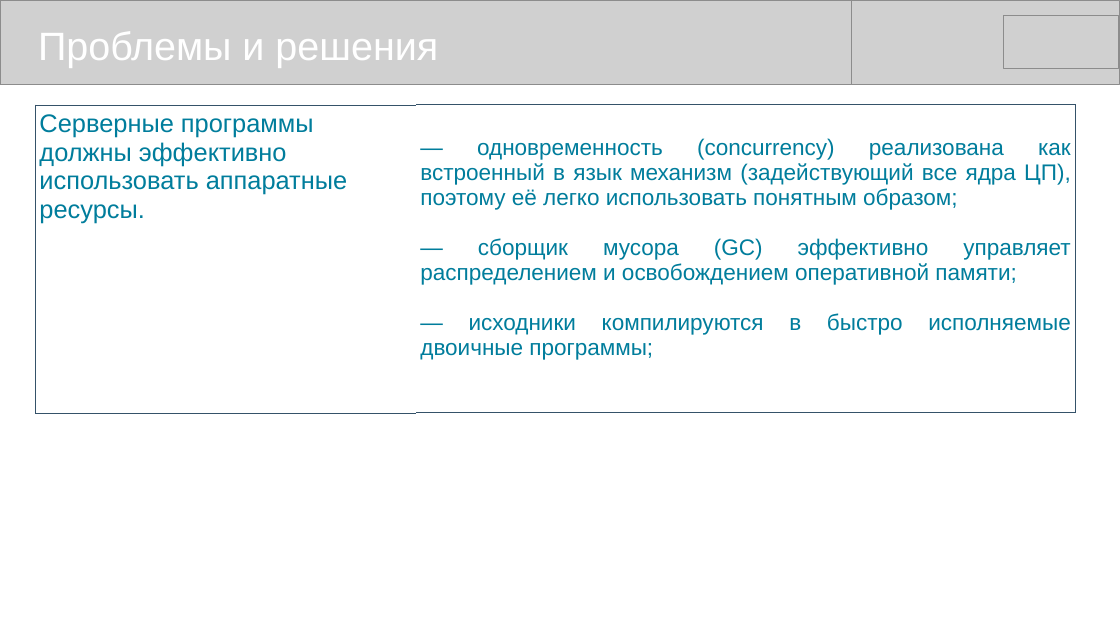
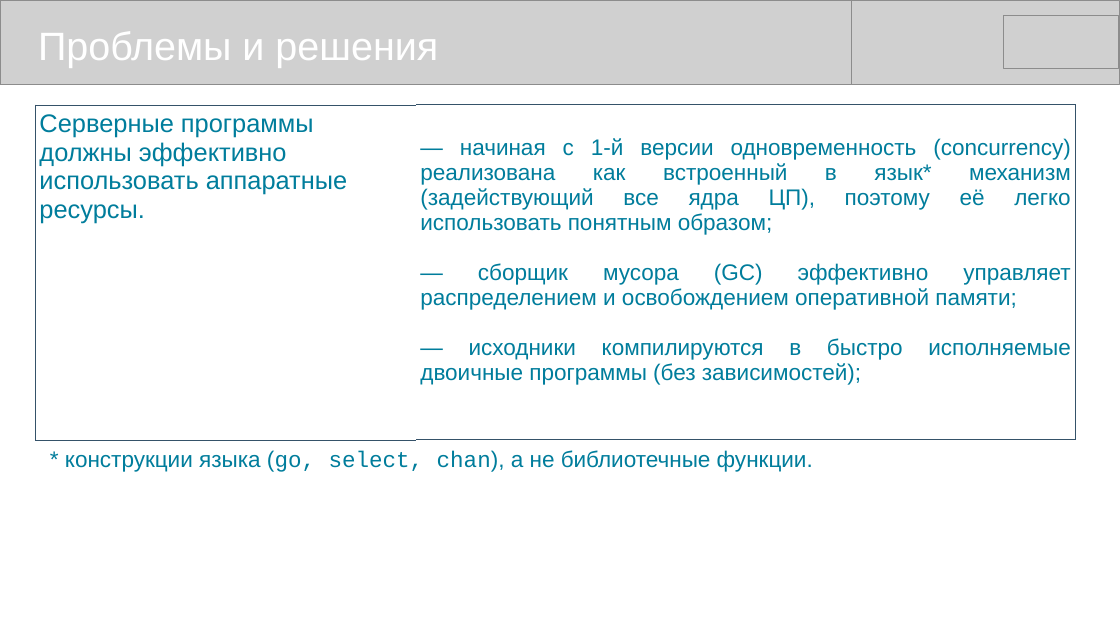
Before and after one commit to mike-shock/Go_language, a slide deck: slide 12 of view/Go_View.odp. Drawn at 1120x630 pixels with LibreOffice and Linux fonts; fonts in the diff are those of the drawing; grey boxes stand for pictures. Boxes give left, top, right and bottom in pixels: in the first picture for what was removed or moved away, otherwise in the second. Text is boxed around its words. In the diff, an @@ line names an element or a change of style, - is before the commit and + after.

```diff
--- a/view/Go_View.odp
+++ b/view/Go_View.odp
@@ table at <box>36,105,1076,414</box> @@
-row 1, column 2: — одновременность (concurrency) реализована как встроенный в язык механизм (задействующий все ядра ЦП), поэтому её легко использовать понятным образом; / — сборщик мусора (GC) эффективно управляет распределением и освобождением оперативной памяти; / — исходники компилируются в быстро исполняемые двоичные программы;
+row 1, column 2: — начиная с 1-й версии одновременность (concurrency) реализована как встроенный в язык* механизм (задействующий все ядра ЦП), поэтому её легко использовать понятным образом; / — сборщик мусора (GC) эффективно управляет распределением и освобождением оперативной памяти; / — исходники компилируются в быстро исполняемые двоичные программы (без зависимостей);
@@ text added at <box>65,450,813,472</box>, 16 pt, text #007D9C @@
+* конструкции языка (go, select, chan), а не библиотечные функции.
```
Also in this commit, not shown: 7 other slides changed, 2 other files.
